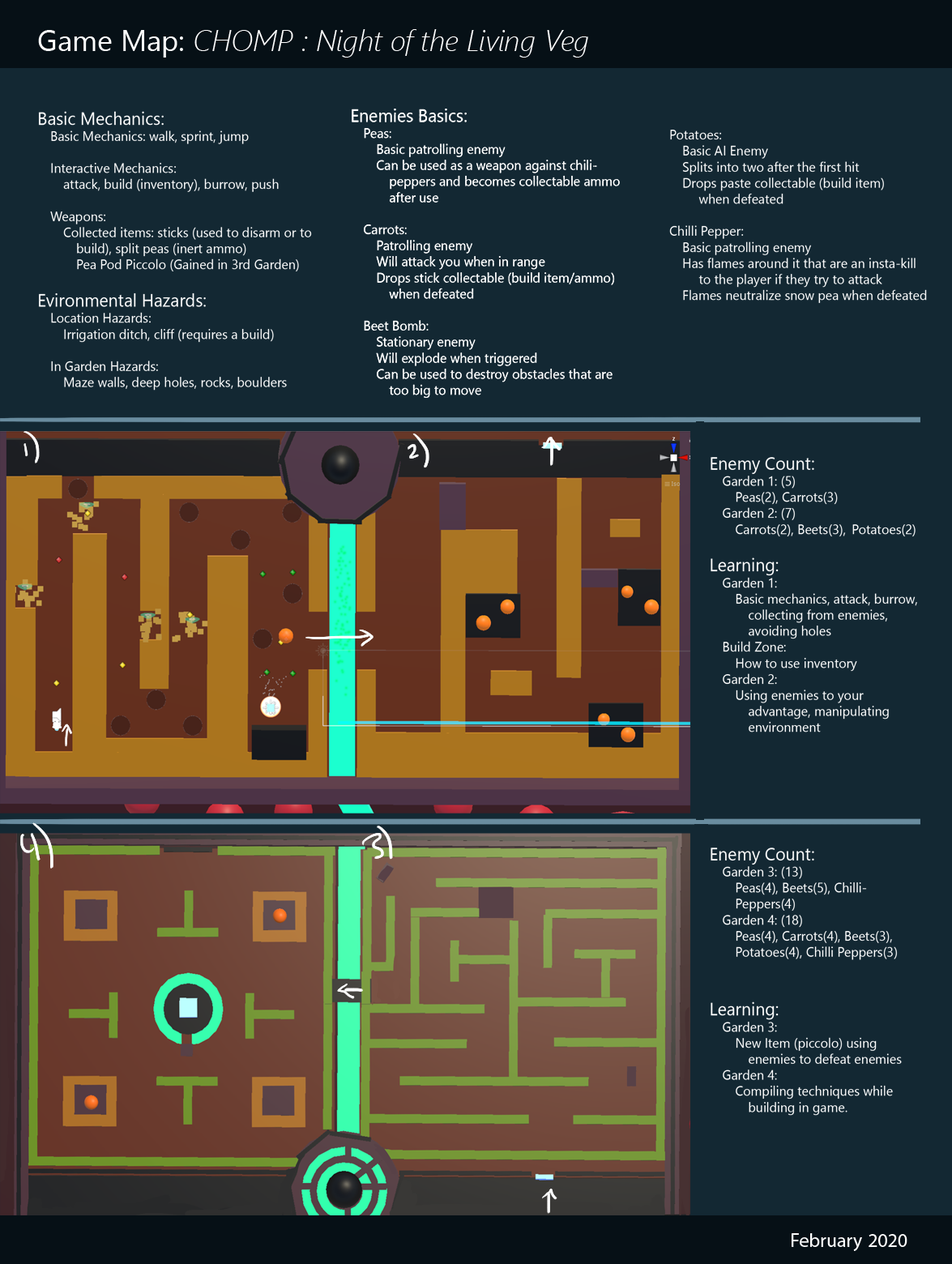
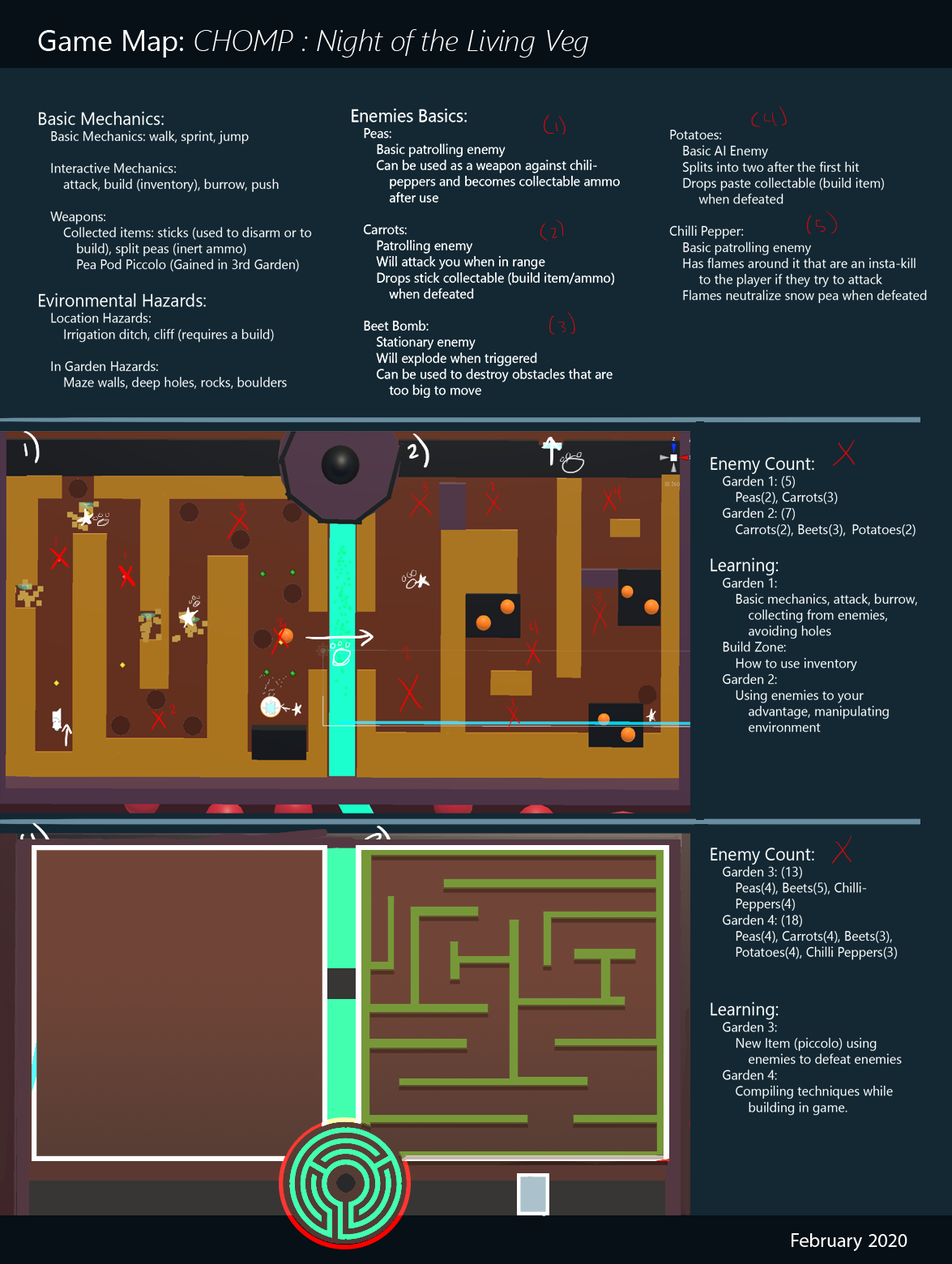
Layers edited between the first and the second 952x1264 image:
renamed "Layer 6" to "Layer 10", showed it, painted on it over (17, 828, 681, 1250)
showed "Layer 2" over (42, 106, 855, 1199)
